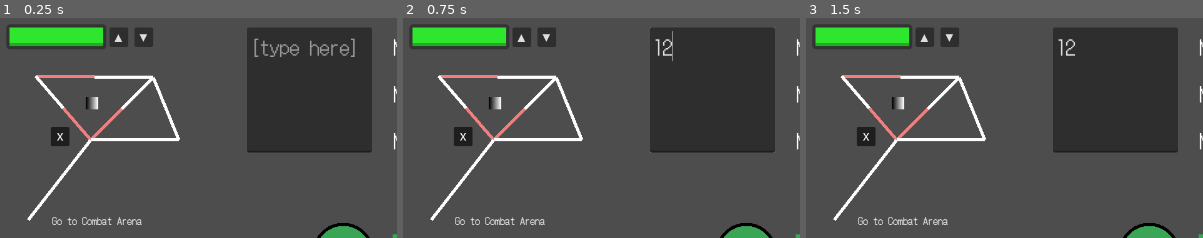
Above: before the commit, frames 1-3 (left to right).
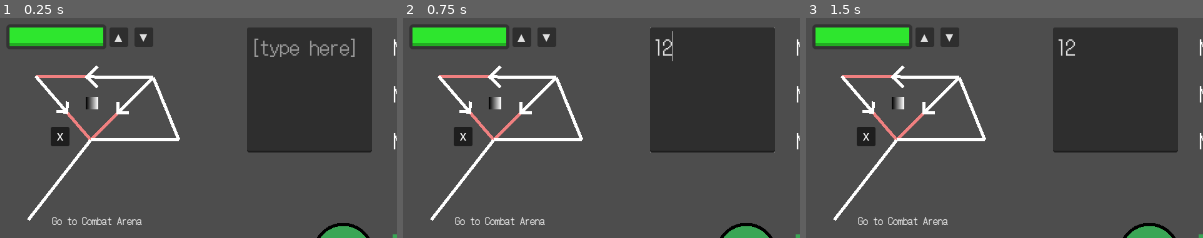
Above: after the commit, the same moments.

Repository: Max-Goad/godot-template
Game: Godot game, scene res://resources/scenes/test_scene.tscn
The game is run twice, just before and just after one commit, with the same random seed, the same clock (stepped at 60 frames per second) and the same inputs.
Inputs (mouse positions are % of the whole screen's width and height, from its top left):
- Up to frame 1 (0.25 s): no input
- Up to frame 2 (0.75 s): click (39, 16) at 0.52 s; type "12" at 0.6 s
- Up to frame 3 (1.5 s): click "Spawn Normal Textbox" at 1.25 s
The pictures show only the part of the screen within x 0-50%, y 0-50%; the shares and areas given below are measured in that part.

The runs differ from the first frame. In frame 1, 0.3% of the frame differs, in the area x 14-33%, y 21-45%; in frame 2, 0.3%; in frame 3, 0.3%.

Commit message:
Updated NavMap unidirectional connection visual

Diff:
--- a/scripts/navigation/nav_map.gd
+++ b/scripts/navigation/nav_map.gd
@@ -182,9 +182,15 @@
 		var bnode = get_node(connection.b)
 		var a: Vector2 = anode.position
 		var b: Vector2 = bnode.position
-		if (connection.bidirectional):
+		if connection.bidirectional:
 			draw_line(a, b, connection_color, connection_width)
 		else:
-			var h: Vector2 = (a+b)/2
-			draw_line(a, h, connection_color, connection_width)
-			draw_line(h, b, connection_disabled_color, connection_width)
+			var h := a.lerp(b, 0.5)
+			var ah := h.lerp(b, 0.025 * connection_width)
+			var at := h.lerp(a, 0.025 * connection_width)
+			draw_line(a, ah, connection_color, connection_width)
+			draw_line(ah, b, connection_disabled_color, connection_width)
+			draw_line(ah, (at-ah).rotated(PI/4.0)+ah, connection_color, connection_width)
+			draw_line(ah, (at-ah).rotated(-PI/4.0)+ah, connection_color, connection_width)
+			# Draw the rest of the arrowhead in
+			draw_line(ah, (at-ah).rotated(3.0*PI/4.0)/7.5+ah, connection_color, connection_width)
